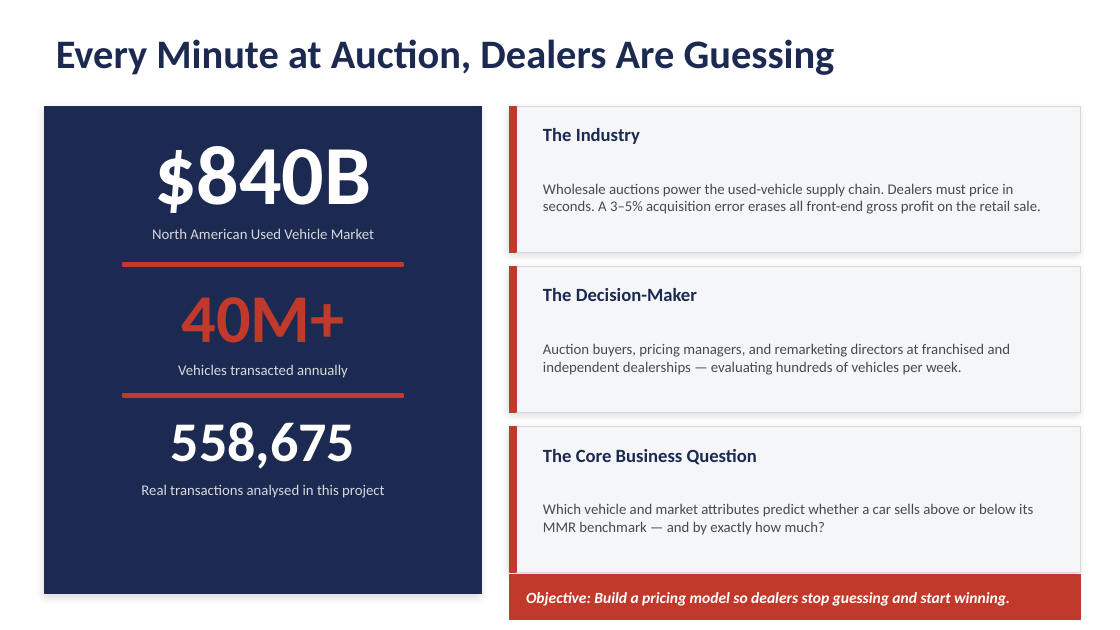
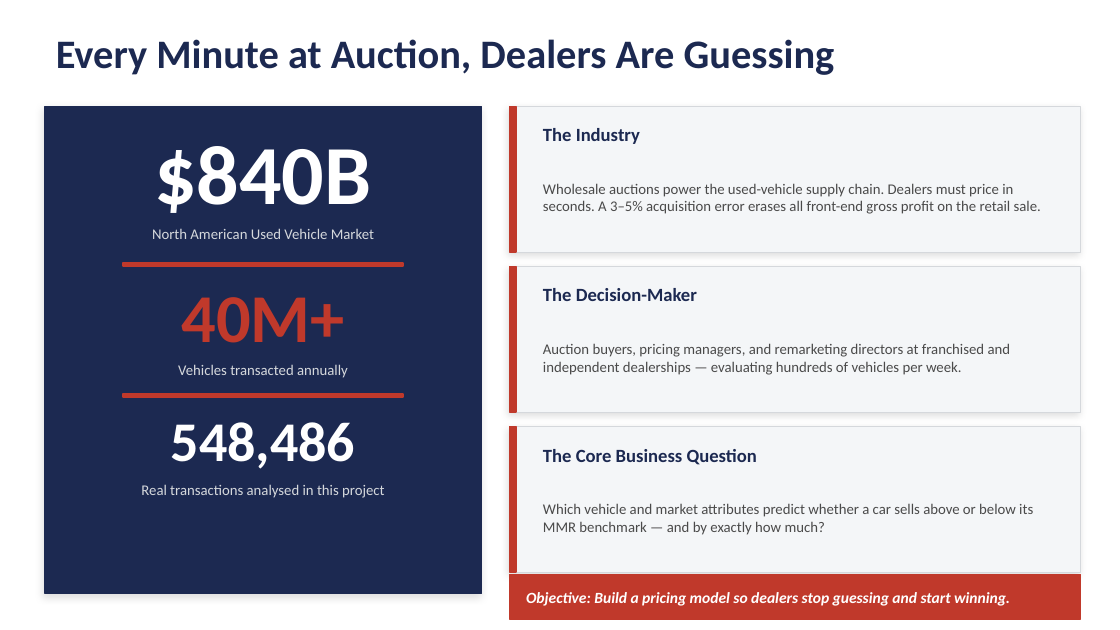
Before and after one commit to Abhinavbajpai30/SectionB_TeamG4_JudgingACarByItsCover, a slide deck: slide 2 of reports/presentation.pptx. Drawn at 1120x630 pixels with LibreOffice and Linux fonts; fonts in the diff are those of the drawing. Boxes give left, top, right and bottom in pixels: in the first picture for what was removed or moved away, otherwise in the second. Text is boxed around its words. In the diff, an @@ line names an element or a change of style, - is before the commit and + after.

```diff
--- a/reports/presentation.pptx
+++ b/reports/presentation.pptx
@@ text at <box>171,422,355,469</box>: text changed @@
-558,675
+548,486
```
Also in this commit, not shown: 6 other slides changed, 3 other files.
